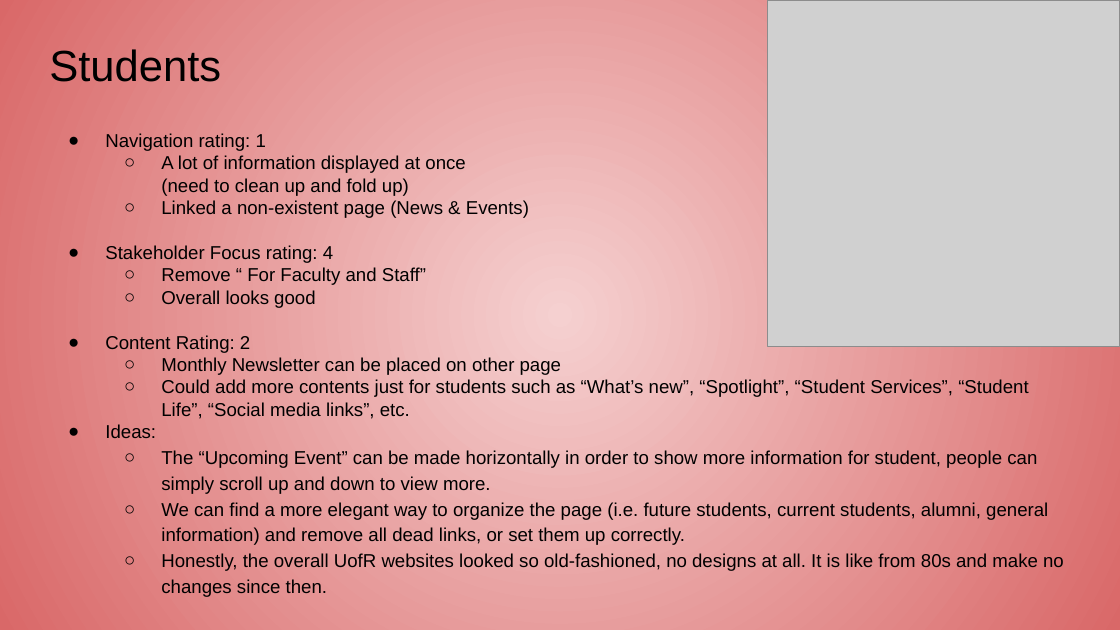
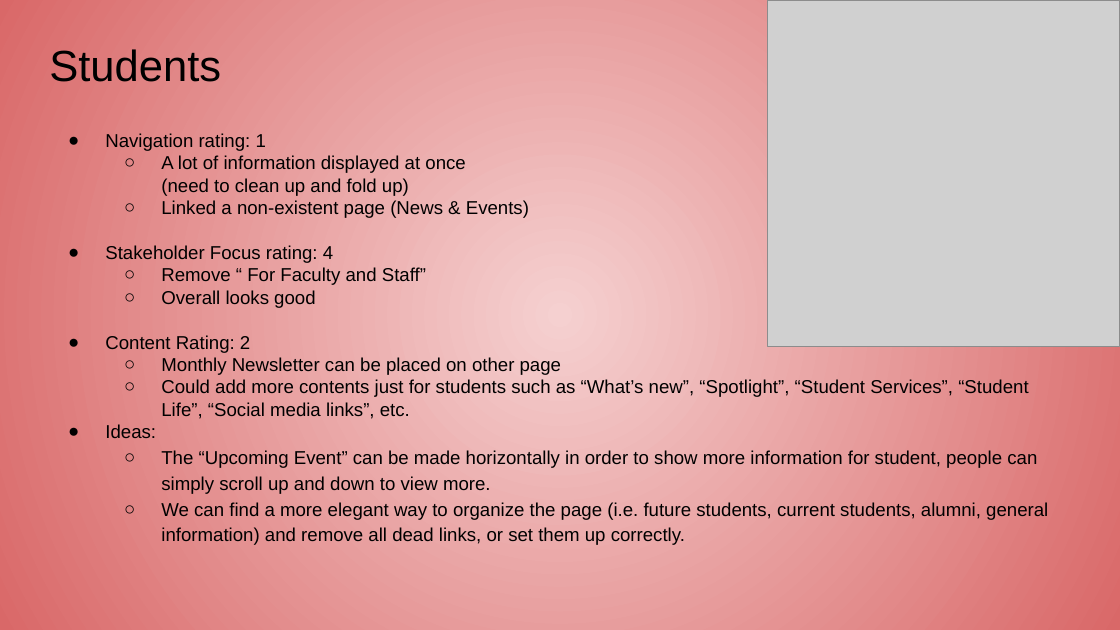
Before and after one commit to AveryCameronUofR/ENSE-374, a slide deck: slide 5 of Milestone 2/ENSE 374 Milestone 2.pptx. Drawn at 1120x630 pixels with LibreOffice and Linux fonts; fonts in the diff are those of the drawing; grey boxes stand for pictures. Boxes give left, top, right and bottom in pixels: in the first picture for what was removed or moved away, otherwise in the second. Text is boxed around its words. In the diff, an @@ line names an element or a change of style, - is before the commit and + after.

Commit message:
Completed Presentation

```diff
--- a/Milestone 2/ENSE 374 Milestone 2.pptx
+++ b/Milestone 2/ENSE 374 Milestone 2.pptx
@@ text at box(161, 553, 1064, 597): paragraph removed @@
-  ○ Honestly, the overall UofR websites looked so old-fashioned, no designs at all. It is like from 80s and make no changes since then.
```
